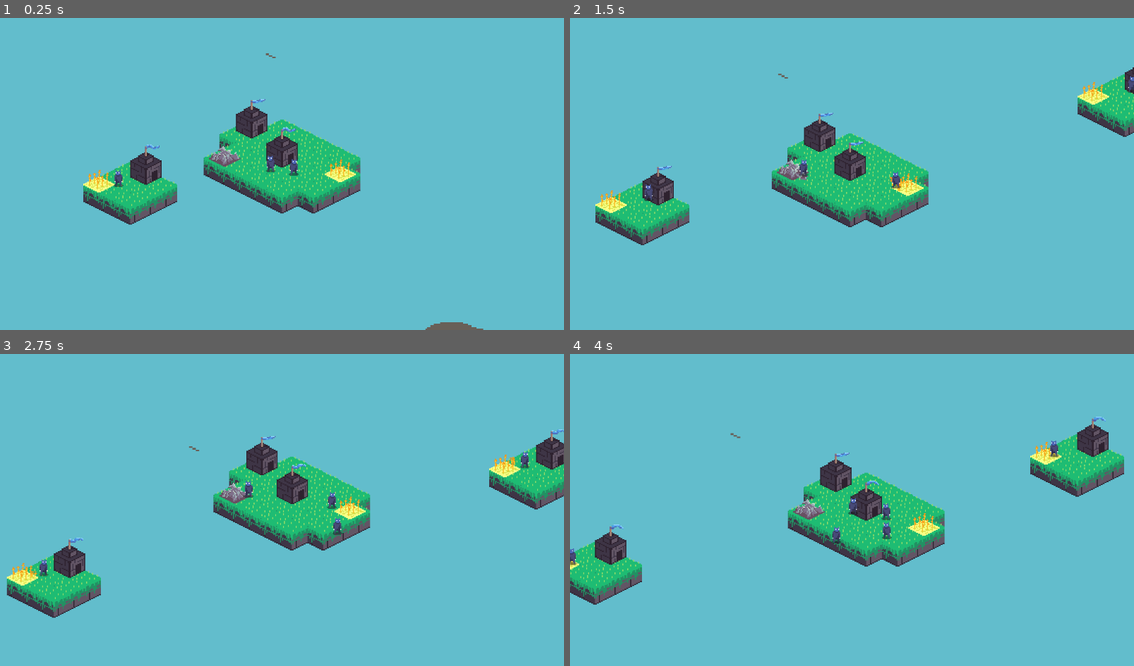
Above: before the commit, frames 1-4 (two rows, left to right).
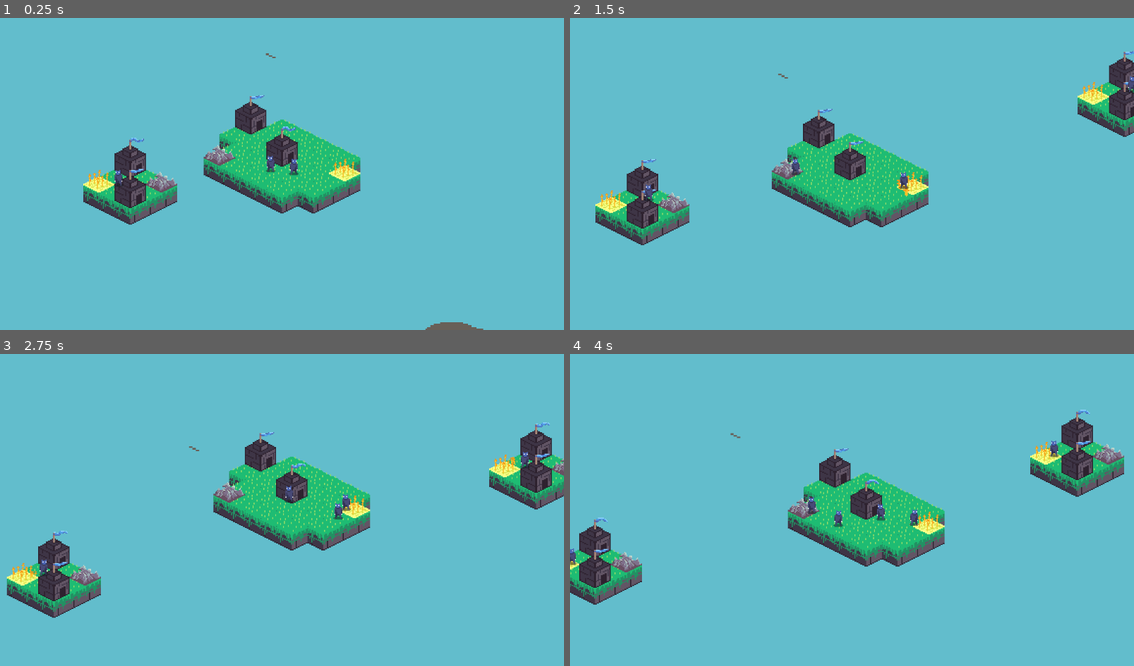
Above: after the commit, the same moments.

Repository: SuperSheaff/Ludum-Dare-55
Game: Godot game, scene res://world/world.tscn
Two runs of this game, one before a commit and one after it. Both use one fixed random seed, a clock stepped at 60 frames per second and the inputs below. This scene is started directly instead of the project's main scene. Sound files missing from this copy of the repository are replaced by a short silence.
Inputs (mouse positions are in pixels of both pictures, inside the frame that each line leads up to):
- Up to frame 1 (0.25 s): no input
- Up to frame 2 (1.5 s): tap Enter at 0.5 s; move the mouse to (976, 155) at 0.52 s; hold Space (summon) 0.53-1.28 s; move the mouse to (739, 186) at 1.27 s; tap Space (summon) at 1.35 s
- Up to frame 3 (2.75 s): move the mouse to (338, 438) at 2.02 s; hold Space (summon) from 2.03 s (still down)
- Up to frame 4 (4 s): move the mouse to (823, 572) at 2.77 s; release Space (summon) at 2.78 s; tap Space (summon) at 2.85 s; move the mouse to (1021, 556) at 3.52 s; hold Space (summon) from 3.53 s (still down)

The runs differ from the first frame. In frame 1, 2.2% of the frame differs, in the area x 20-64%, y 24-61%; in frame 2, 2.9%; in frame 3, 3.6%; in frame 4, 3.9%, in the area x 1-99%, y 17-75%.

Commit message:
combine islande works i think

Diff:
--- a/Scenes/Buildings/house.tscn
+++ b/Scenes/Buildings/house.tscn
@@ -56,7 +56,7 @@
 script = ExtResource("1_ijg66")
 
 [node name="Sprite2D" type="Sprite2D" parent="."]
-position = Vector2(0, -45)
+position = Vector2(-80, -80)
 texture = ExtResource("2_6nar8")
 hframes = 3
 vframes = 3
--- a/Scenes/Characters/dude.tscn
+++ b/Scenes/Characters/dude.tscn
@@ -131,49 +131,13 @@
 "values": [32, 33, 34, 35, 36, 37, 38, 39]
 }
 
-[sub_resource type="Animation" id="Animation_ciq0f"]
-resource_name = "warrior_attack"
-length = 0.7
-loop_mode = 1
-tracks/0/type = "value"
-tracks/0/imported = false
-tracks/0/enabled = true
-tracks/0/path = NodePath("Sprite2D:frame")
-tracks/0/interp = 1
-tracks/0/loop_wrap = true
-tracks/0/keys = {
-"times": PackedFloat32Array(0, 0.1, 0.2, 0.3, 0.4, 0.5, 0.6),
-"transitions": PackedFloat32Array(1, 1, 1, 1, 1, 1, 1),
-"update": 1,
-"values": [39, 40, 41, 42, 43, 44, 45]
-}
-
-[sub_resource type="Animation" id="Animation_dhrge"]
-resource_name = "enemy_idle"
-length = 0.8
-loop_mode = 1
-tracks/0/type = "value"
-tracks/0/imported = false
-tracks/0/enabled = true
-tracks/0/path = NodePath("Sprite2D:frame")
-tracks/0/interp = 1
-tracks/0/loop_wrap = true
-tracks/0/keys = {
-"times": PackedFloat32Array(0, 0.2, 0.4, 0.6),
-"transitions": PackedFloat32Array(1, 1, 1, 1),
-"update": 1,
-"values": [47, 48, 49, 50]
-}
-
 [sub_resource type="AnimationLibrary" id="AnimationLibrary_vlvy0"]
 _data = {
 "RESET": SubResource("Animation_h0pky"),
-"enemy_idle": SubResource("Animation_dhrge"),
 "idle": SubResource("Animation_yo22e"),
 "move": SubResource("Animation_h6lrw"),
 "move_food": SubResource("Animation_gipdy"),
 "move_ore": SubResource("Animation_7ip07"),
-"warrior_attack": SubResource("Animation_ciq0f"),
 "warrior_idle": SubResource("Animation_0nde8"),
 "warrior_move": SubResource("Animation_rk5jh")
 }
--- a/Scripts/Dude/States/Idle/dude_idle_roam.gd
+++ b/Scripts/Dude/States/Idle/dude_idle_roam.gd
@@ -24,5 +24,5 @@
 	var tilemap = dude.island.tilemap
 	var valid_cells = dude.island.tilemap.get_used_cells(0)
 	var random_cell = valid_cells.pick_random()
-	target_position = tilemap.map_to_local(random_cell) + Vector2(0.0, GameData.TILE_HEIGHT)
+	target_position = tilemap.map_to_local(random_cell)# + Vector2(0.0, GameData.TILE_HEIGHT)
 	print(target_position)
--- a/Scripts/barracks.gd
+++ b/Scripts/barracks.gd
@@ -1,6 +1,7 @@
 extends Node2D
 class_name Barracks
 
+@export var coords = Vector2.ZERO
 var is_assigned = false
 
 func assign_to_dude():
@@ -8,3 +9,7 @@
 
 func unassign():
 	is_assigned = false
+
+
+func _ready():
+	position = get_parent().get_node("TileMap").map_to_local(coords)
--- a/Scripts/food.gd
+++ b/Scripts/food.gd
@@ -1,6 +1,7 @@
 extends Node2D
 class_name Food
 
+@export var coords = Vector2.ZERO
 var is_assigned = false
 
 func assign_to_dude():
@@ -8,3 +9,7 @@
 
 func unassign():
 	is_assigned = false
+
+
+func _ready():
+	position = get_parent().get_node("TileMap").map_to_local(coords)
--- a/Scripts/house.gd
+++ b/Scripts/house.gd
@@ -3,3 +3,8 @@
 
 @export var population : int = 0
 @export var maxPopulation : int = 5
+
+@export var coords = Vector2.ZERO
+
+func _ready():
+	position = get_parent().get_node("TileMap").map_to_local(coords)
--- a/Scripts/monolith.gd
+++ b/Scripts/monolith.gd
@@ -1,6 +1,7 @@
 extends Node2D
 class_name Monolith
 
+@export var coords = Vector2.ZERO
 var is_assigned = false
 
 func assign_to_dude():
@@ -8,3 +9,7 @@
 
 func unassign():
 	is_assigned = false
+
+
+func _ready():
+	position = get_parent().get_node("TileMap").map_to_local(coords)
--- a/Scripts/ore.gd
+++ b/Scripts/ore.gd
@@ -1,6 +1,7 @@
 extends Node2D
 class_name Ore
 
+@export var coords = Vector2.ZERO
 var is_assigned = false
 
 func assign_to_dude():
@@ -8,3 +9,6 @@
 
 func unassign():
 	is_assigned = false
+
+func _ready():
+	position = get_parent().get_node("TileMap").map_to_local(coords)
--- a/world/island.gd
+++ b/world/island.gd
@@ -5,7 +5,8 @@
 const dude_scene = preload("res://Scenes/Characters/dude.tscn")
 const house_scene = preload("res://Scenes/Buildings/house.tscn")
 const food_scene = preload("res://Scenes/Resources/food.tscn")
-const barracks_scene = preload("res://Scripts/barracks.gd")
+const ore_scene = preload("res://Scenes/Resources/ore.tscn")
+const barracks_scene = preload("res://Scenes/Buildings/barracks.tscn")
 
 #var velocity = Vector2.ZERO
 var _direction = Vector2.ZERO
@@ -103,12 +104,25 @@
 	_get_collision_edge(false)
 
 	var house = house_scene.instantiate()
-	house.position = tilemap.map_to_local(Vector2(-1,-1))
+	house.coords = Vector2(-1,-1)
+	#house.position = tilemap.map_to_local(house.coords)
 	add_child(house)
 
 	var farm = food_scene.instantiate()
-	farm.position = tilemap.map_to_local(Vector2(-2, 1))
+	farm.coords = Vector2(-2, 1)
+	#farm.position = tilemap.map_to_local(farm.coords)
 	add_child(farm)
+
+	var ore = ore_scene.instantiate()
+	ore.coords = Vector2(0, -1)
+	#ore.position = tilemap.map_to_local(ore.coords)
+	add_child(ore)
+
+	var barracks = barracks_scene.instantiate()
+	barracks.coords = Vector2(0, 1)
+	#barracks.position = tilemap.map_to_local(barracks.coords)
+	add_child(barracks)
+
 
 	spawn_dude(true)
 
--- a/world/player.gd
+++ b/world/player.gd
@@ -104,32 +104,40 @@
 			_edge_shapes.erase(new)
 
 
-	for house in get_house():
-		pass
+	for house in other_island.get_house():
+		change_island(house, local_point_tm, other_point_tm)
 
-	for food in get_food():
-		pass
+	for food in other_island.get_food():
+		change_island(food, local_point_tm, other_point_tm)
 
-	for barracks in get_barracks():
-		pass
+	for barracks in other_island.get_barracks():
+		change_island(barracks, local_point_tm, other_point_tm)
 
-	for ore in get_ore():
-		pass
+	for ore in other_island.get_ore():
+		change_island(ore, local_point_tm, other_point_tm)
 
-	for dude in get_dudes():
-		pass
+	for dude in other_island.get_dudes():
+		change_island_dude(dude)
+		dude.island = self
 
 	# Update tilemap and remove other island
 	tilemap.force_update()
 	world.remove_island(other_island)
 	other_island = null
 
-#func reparent():
-	#var old_position = node.global_position
-	#node.get_parent().remove_child(node)
-	#new_parent.add_child(node)
-	#node.global_position = old_position
 
+func change_island(node, point1, point2):
+	node.get_parent().remove_child(node)
+	add_child(node)
+	node.position = tilemap.map_to_local(Vector2(point1) + node.coords - Vector2(point2))
+	node.coords = Vector2(point1) + node.coords - Vector2(point2)
+
+
+func change_island_dude(node):
+	var old_position = node.global_position
+	node.get_parent().remove_child(node)
+	add_child(node)
+	node.global_position = old_position
 
 func _check_collisions(delta):
 	for edge in collisions.keys():
--- a/world/player.tscn
+++ b/world/player.tscn
@@ -16,10 +16,7 @@
 [node name="TileMap" parent="." index="0"]
 layer_0/tile_data = PackedInt32Array(65535, 2, 0, 65534, 2, 0, -2, 2, 0, -1, 2, 0, 0, 2, 0, 65536, 2, 0, 131071, 2, 0,  …(309 unchanged characters)…
 
-[node name="House" parent="." index="2" groups=["Houses"] instance=ExtResource("4_q7pwu")]
-position = Vector2(1, -71)
-
-[node name="Camera2D" type="Camera2D" parent="." index="3"]
+[node name="Camera2D" type="Camera2D" parent="." index="2"]
 zoom = Vector2(0.4, 0.4)
 position_smoothing_enabled = true
 script = ExtResource("3_xgala")
@@ -59,14 +56,21 @@
 offset_bottom = 3981.0
 texture = ExtResource("6_4n7y5")
 
+[node name="House" parent="." index="3" groups=["Houses"] instance=ExtResource("4_q7pwu")]
+position = Vector2(1, -71)
+coords = Vector2(-1, -1)
+
 [node name="Food" parent="." index="4" instance=ExtResource("7_5an03")]
 position = Vector2(297, 6)
+coords = Vector2(1, -2)
 
 [node name="Ore" parent="." index="5" instance=ExtResource("8_sfjl1")]
 position = Vector2(-292, -75)
+coords = Vector2(-4, 1)
 
 [node name="Barracks" parent="." index="6" instance=ExtResource("9_cquhb")]
 position = Vector2(-154, -219)
+coords = Vector2(-5, -2)
 
 [connection signal="area_shape_entered" from="Area2D" to="." method="_on_area_2d_area_shape_entered"]
 [connection signal="area_shape_exited" from="Area2D" to="." method="_on_area_2d_area_shape_exited"]
Not shown: 1 places in Scenes/Characters/dude.tscn that only renumber resources
